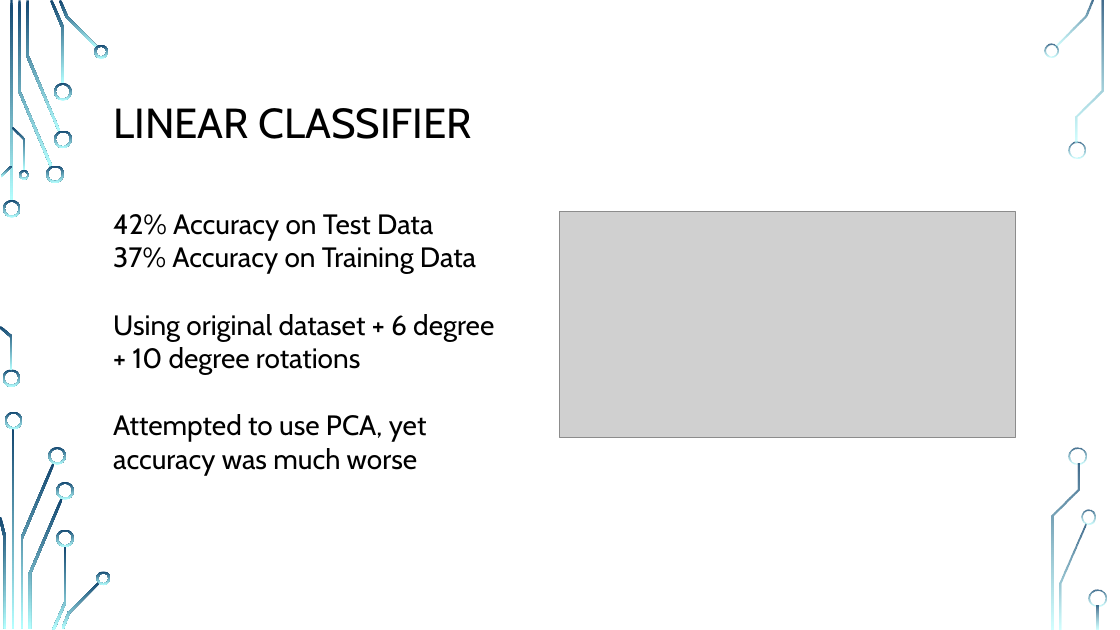
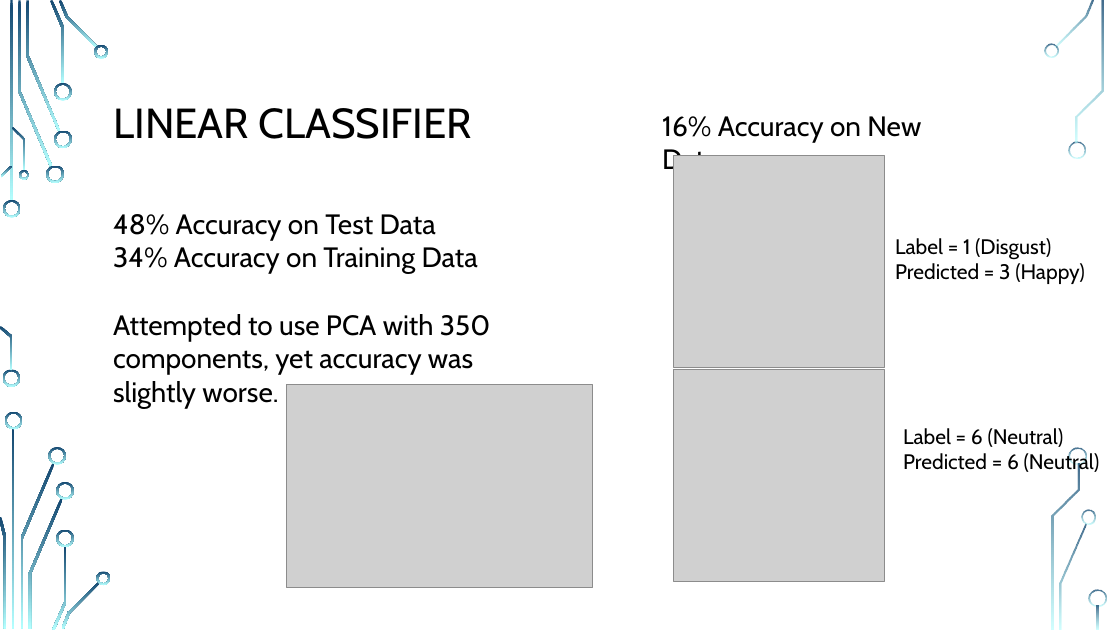
Before and after one commit to MR-KHILADI/Facial-Expression-Recognition, a slide deck: slide 6 of Final Project Draft.pptx. Drawn at 1120x630 pixels with LibreOffice and Linux fonts; fonts in the diff are those of the drawing; grey boxes stand for pictures; background and template pictures are left out. Boxes give left, top, right and bottom in pixels: in the first picture for what was removed or moved away, otherwise in the second. Text is boxed around its words. In the diff, an @@ line names an element or a change of style, - is before the commit and + after.

```diff
--- a/Final Project Draft.pptx
+++ b/Final Project Draft.pptx
@@ text added at box(662, 116, 921, 176), 24 pt, text #000000 @@
+16% Accuracy on New Data
@@ picture added at box(674, 155, 885, 367) @@
@@ text at box(113, 214, 490, 408): text changed @@
-42% Accuracy on Test Data
-37% Accuracy on Training Data
-Using original dataset + 6 degree + 10 degree rotations
-Attempted to use PCA, yet accuracy was much worse
+48% Accuracy on Test Data
+34% Accuracy on Training Data
+Attempted to use PCA with 350 components, yet accuracy was slightly worse.
@@ picture removed at box(560, 212, 1015, 438) @@
@@ text added at box(895, 238, 1084, 284), 18 pt, text #000000 @@
+Label = 1 (Disgust)
+Predicted = 3 (Happy)
@@ picture added at box(287, 385, 592, 588) @@
@@ picture added at box(674, 369, 885, 581) @@
@@ text added at box(903, 428, 1100, 475), 18 pt, text #000000 @@
+Label = 6 (Neutral)
+Predicted = 6 (Neutral)
```
Also in this commit, not shown: 1 other slide changed.
